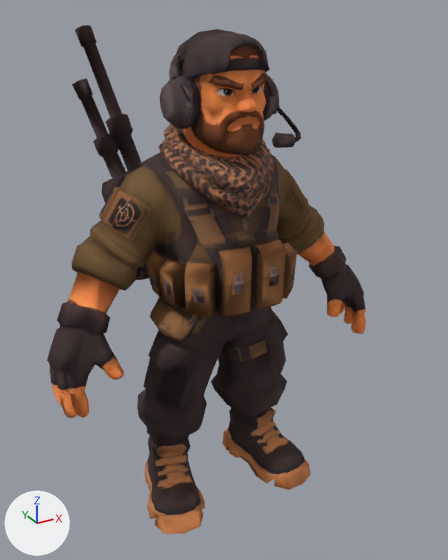
Renders of the Blender file dvor_characters/source/USER_HERO_Sniper.blend from each side of a commit.
One viewpoint serves both versions: a 50 mm camera at (-0.846, -1.64, 1.545) aimed at (-0.072, -0.231, 0.84). Arrows for +X, +Y and +Z are at lower left; the lights stay in place. The first picture is the older version.

Before the edit, the objects in view are built like this:
```python
me_user_hero_sniper_lod0 = bpy.data.meshes.new('USER_HERO_Sniper_LOD0')
me_user_hero_sniper_lod0.from_pydata(...)  # 2472 vertices, 4900 faces; spans x -0.552..0.552, y -0.294..0.294, z 0.0..1.497
me_user_hero_sniper_lod0.materials.append(mat_m_user_hero_sniper)  # picture img_user_hero_sniper_basecolor_1024_jpg
ob_user_hero_sniper_lod0 = bpy.data.objects.new('USER_HERO_Sniper_LOD0', me_user_hero_sniper_lod0)
ob_user_hero_sniper_lod0.location = (0.0, 0.0, 0.0)
```
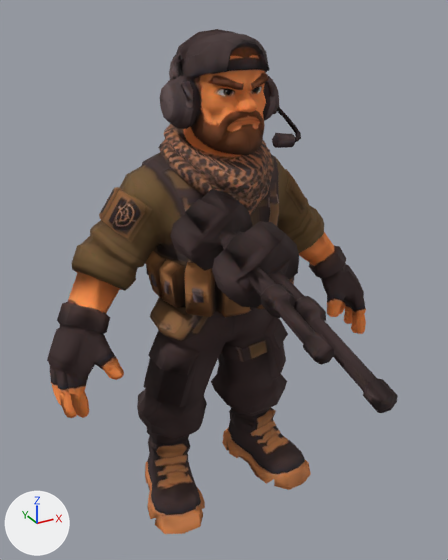
Boxes (x1, y1, x2, y2) around the edits, measured in the pictures (448 x 560 px; the box of a moved part takes in the faces that stretch with it):
'USER_HERO_Sniper_LOD0', reshaped (10% wider)
    before: (47, 25, 366, 534)
    after: (47, 29, 398, 534)
part 1 of me_user_hero_sniper_lod0, moved or reshaped
    before: (72, 25, 149, 280)
    after: (170, 189, 398, 413)

The edits, one by one:
me_user_hero_sniper_lod0 is used by ob_user_hero_sniper_lod0; location (0.0, 0.0, 0.0).
me_user_hero_sniper_lod0 had 2472 vertices, 4900 faces and spanned x -0.552..0.552, y -0.294..0.294, z 0.0..1.497.
me_user_hero_sniper_lod0 now has 2472 vertices, 4900 faces and spans x -0.552..0.552, y -0.927..0.133, z 0.0..1.491.
me_user_hero_sniper_lod0 part 1: the loose piece of 259 vertices spanning x -0.309..-0.037, y 0.057..0.294, z 0.738..1.497 is multiplied about its middle by the matrix ((0.932, -0.267, 0.246), (0.139, -0.366, -0.92), (0.336, 0.892, -0.304)), then moved by (0.099, -0.712, -0.188).
